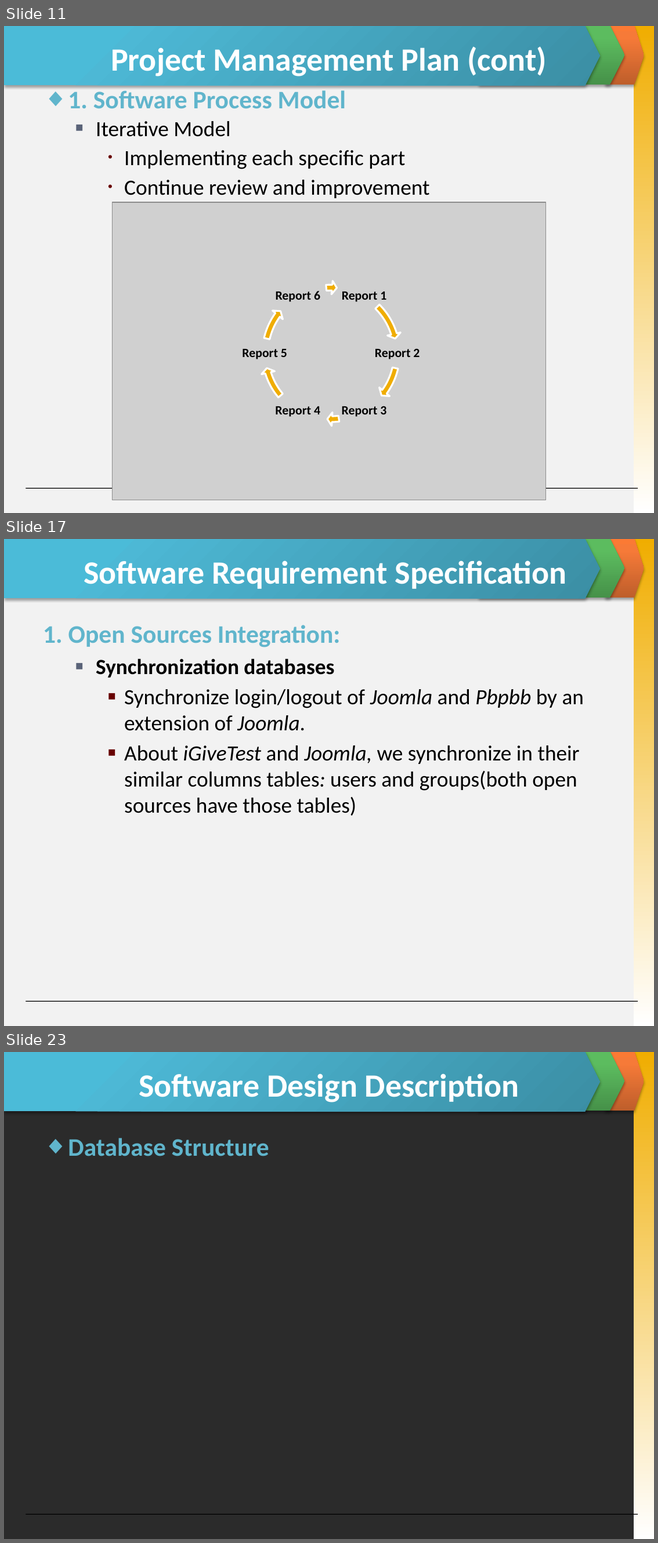
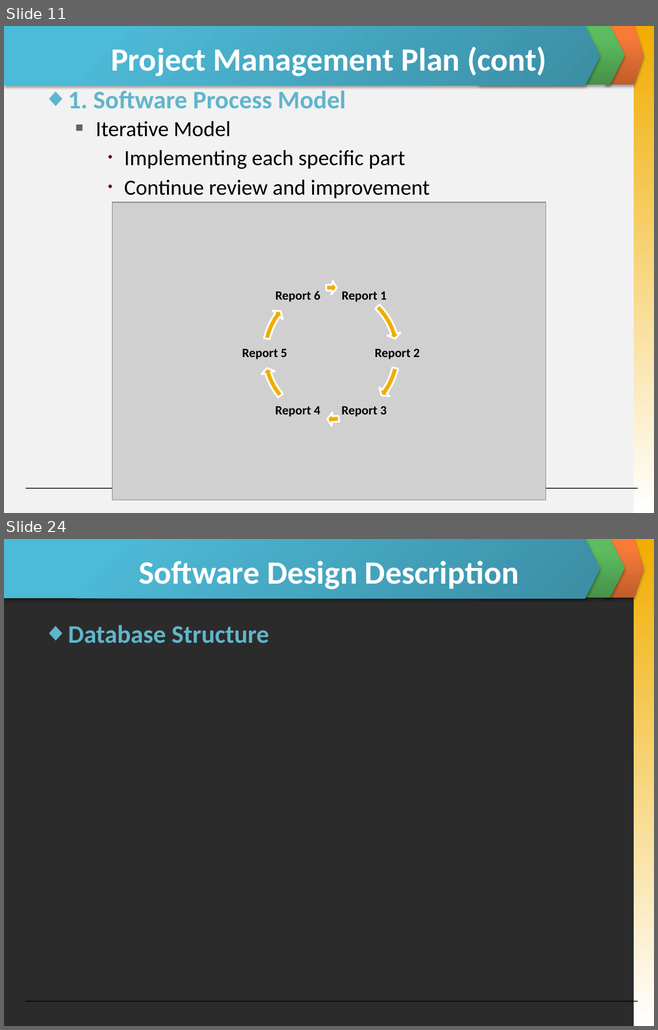
Before and after one commit to skyview059/e-learning-website, a slide deck: Document/Final report/Slide Present E-Learning.pptx. Shown one above the other, each under a label of ours: slides 11, 17 and 23 before the commit, slides 11 and 24 after it; the slides between them are not shown. The pictures are 658x1543 and 658x1030 pixels, drawn with LibreOffice and Linux fonts; fonts in the diff are those of the drawing; grey boxes stand for pictures; background and template pictures are left out; a plain dark background stands for a picture behind light text. Boxes give left, top, right and bottom in pixels: in the first picture for what was removed or moved away, otherwise in the second. Text is boxed around its words. In the diff, an @@ line names an element or a change of style, - is before the commit and + after.

```diff
--- a/Document/Final report/Slide Present E-Learning.pptx
+++ b/Document/Final report/Slide Present E-Learning.pptx
@@ slide 17 removed at [4, 539, 654, 1026], background #F2F2F2; not listed: 5 template elements that a slide beside it also shows @@
@@ title removed at [83, 560, 567, 589] @@
-Software Requirement Specification
@@ text removed at [43, 625, 583, 816] @@
-1. Open Sources Integration:
-  ■ Synchronization databases
-    ■ Synchronize login/logout of Joomla and Pbpbb by an extension of Joomla.
-    ■ About iGiveTest and Joomla, we synchronize in their similar columns tables: users and groups(both open sources have those tables)
@@ what was slide 23 is now slide 24 @@
```
Also in this commit, not shown: 11 slides changed, 4 slides added, 3 other slides removed, 2 other files.
